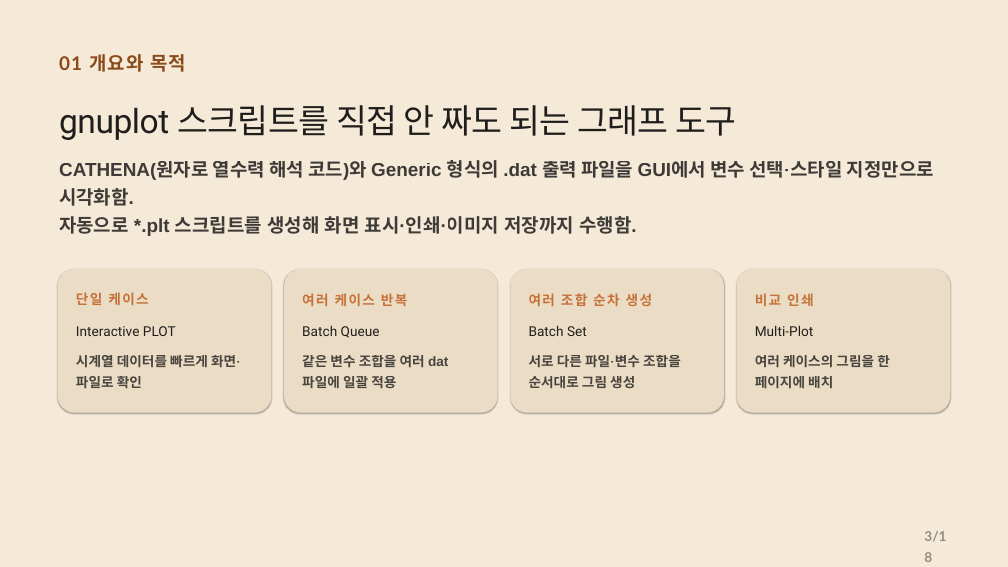
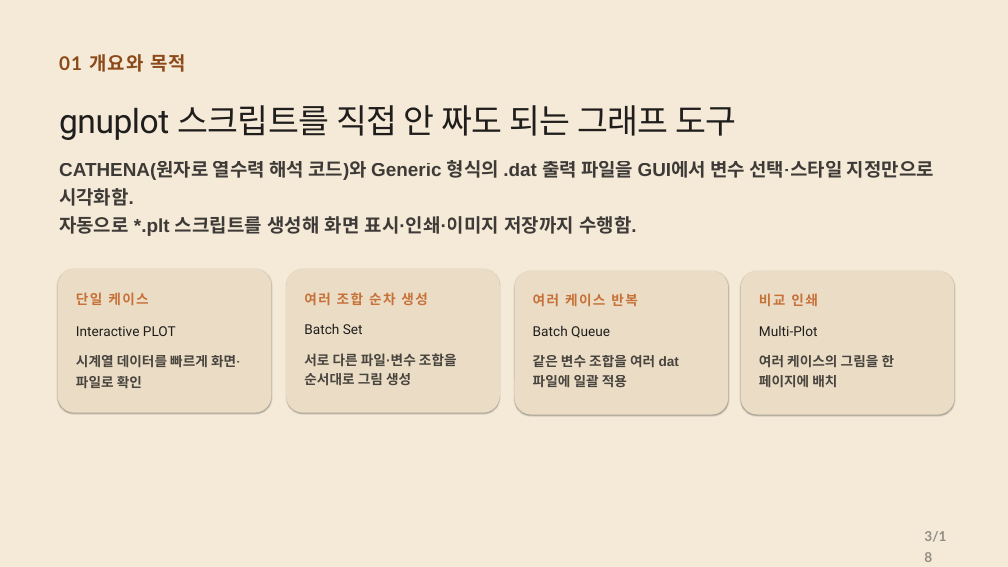
Before and after one commit to CWKIM113/CathPlot_Pub, a slide deck: slide 3 of CathPlot_Deck.pptx. Drawn at 1008x567 pixels with LibreOffice and Linux fonts; fonts in the diff are those of the drawing. Boxes give left, top, right and bottom in pixels: in the first picture for what was removed or moved away, otherwise in the second. Text is boxed around its words. In the diff, an @@ line names an element or a change of style, - is before the commit and + after.

```diff
--- a/CathPlot_Deck.pptx
+++ b/CathPlot_Deck.pptx
@@ 3 texts, 1 rounded rectangle: place and size @@
-3 texts, 1 rounded rectangle at (510,269,724,413)
+3 texts, 1 rounded rectangle at (286,269,500,413)
@@ 3 texts, 1 rounded rectangle: place and size @@
-3 texts, 1 rounded rectangle at (284,269,498,413)
+3 texts, 1 rounded rectangle at (515,271,728,414)
@@ rounded rectangle: place and size @@
-rounded rectangle at (736,269,950,413)
+rounded rectangle at (741,271,955,414)
@@ line spacing 1.34 to 1.24 in 3 elements at (759,325,818,336), (304,323,363,334), (533,326,610,338) @@
@@ line spacing 1.3 to 1.2 in 6 elements at (759,293,818,306), (759,355,895,387), (304,292,428,305), (304,353,457,385), (533,293,638,306), (533,355,679,387) @@
```
Also in this commit, not shown: 10 other slides changed, 1 other file.
